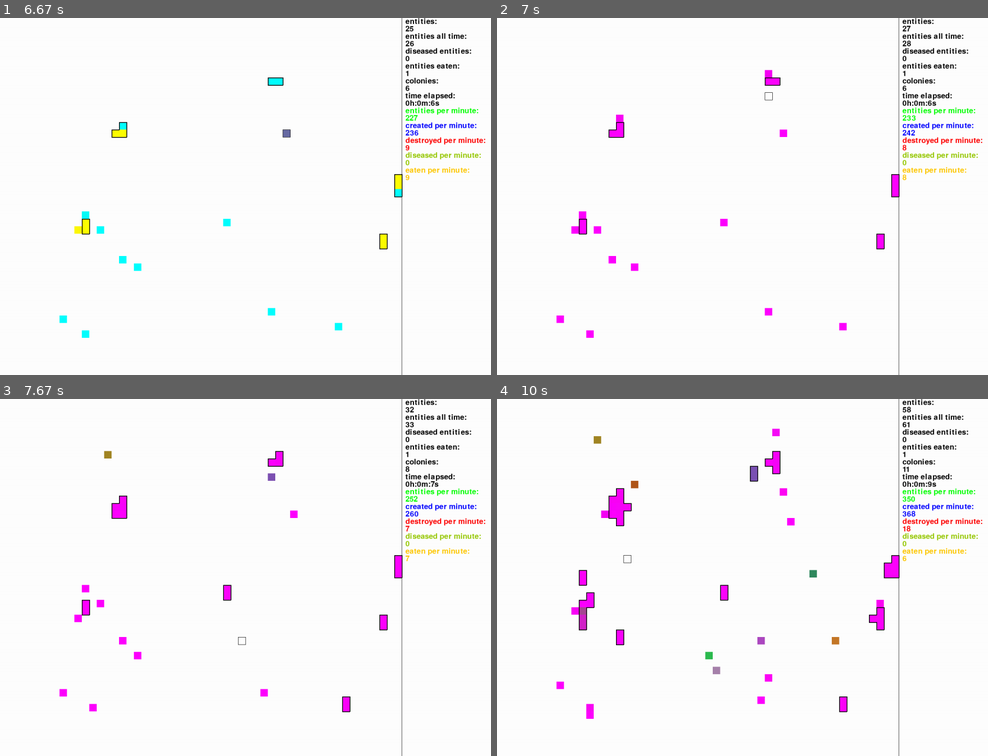
Above: before the commit, frames 1-4 (two rows, left to right).
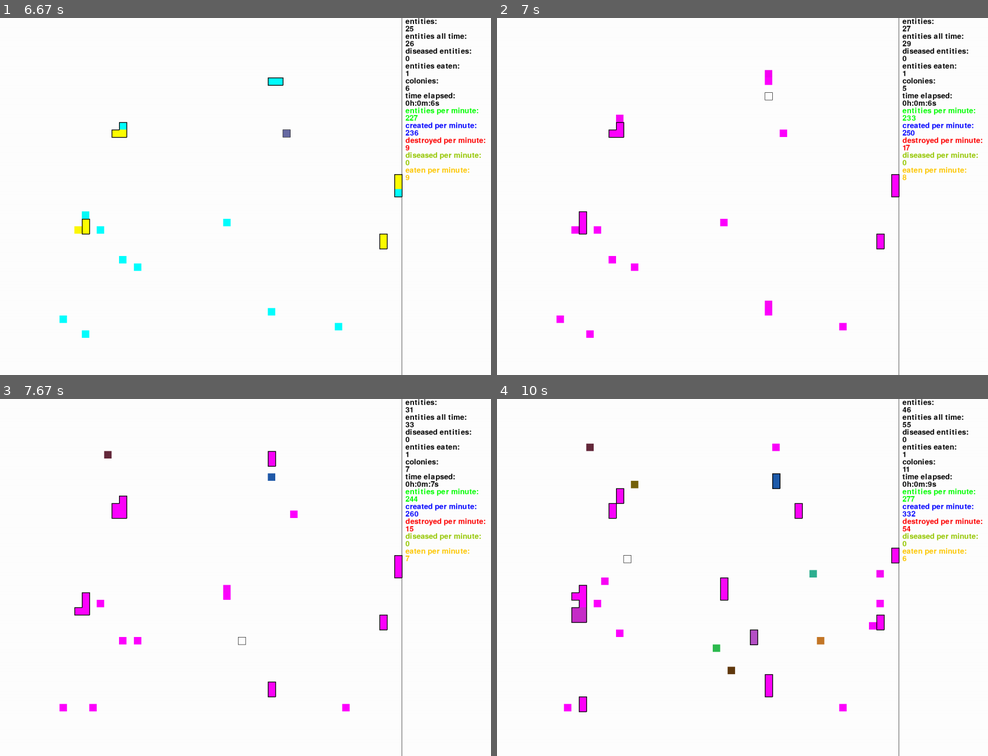
Above: after the commit, the same moments.

Repository: sbwhitt/pygame-life-simulation
Game: pygame game, started from main.py
Two runs of this game, one before a commit and one after it. Both use one fixed random seed, a clock stepped at 60 frames per second and the inputs below.
Inputs (mouse positions are in pixels of both pictures, inside the frame that each line leads up to):
- Up to frame 1 (6.67 s): click (402, 185) at 0.42 s; tap Enter at 0.67 s; click (427, 321) at 1.1 s; tap 5 at 1.4, 1.7, 2.23, 3.9, 4.2, 6.4 s; click (255, 75) at 1.47 s; click (245, 239) at 1.93 s; click (373, 253) at 2.3 s; tap C at 2.32, 6.48 s; click (397, 189) at 2.6 s; click (83, 232) at 2.93 s; click (103, 128) at 3.27 s; click (127, 260) at 3.6 s; click (137, 132) at 3.97 s; tap 6 at 3.98 s; click (98, 328) at 4.43 s; click (93, 217) at 4.77 s; click (274, 296) at 5.1 s; click (333, 314) at 5.43 s; click (73, 321) at 5.77 s; click (122, 257) at 6.1 s; click (289, 135) at 6.47 s
- Up to frame 2 (7 s): tap 5 at 6.7 s; move the mouse to (771, 96) at 6.9 s
- Up to frame 3 (7.67 s): click (274, 477) at 7 s; move the mouse to (112, 452) at 7.23 s; click (112, 452) at 7.33 s; move the mouse to (240, 638) at 7.57 s
- Up to frame 4 (10 s): click (737, 638) at 7.67 s; move the mouse to (830, 631) at 7.9 s; click (830, 631) at 8 s; move the mouse to (713, 656) at 8.23 s; click (713, 656) at 8.33 s; move the mouse to (585, 616) at 8.57 s; click (585, 616) at 8.67 s; move the mouse to (717, 670) at 8.9 s; click (717, 670) at 9 s; move the mouse to (816, 577) at 9.23 s; click (816, 577) at 9.33 s; move the mouse to (629, 488) at 9.57 s; click (629, 488) at 9.67 s; move the mouse to (629, 559) at 9.9 s

Frame 1 is identical in both runs. In frame 2, 0.2% of the frame differs, in the area x 16-86%, y 6-82%; in frame 3, 0.7%; in frame 4, 2.6%, in the area x 12-86%, y 2-90%.

Commit message:
update disease behavior

Diff:
--- a/src/colony_manager.py
+++ b/src/colony_manager.py
@@ -29,8 +29,8 @@
 
     def bind(self, e1: Entity, e2: Entity) -> None:
         e1.dna.send_color(e2.dna)
-        e1.dna.age_limit += 1
-        e2.dna.age_limit += 1
+        if e1.dna.diseased or e2.dna.diseased:
+            e1.dna.diseased, e2.dna.diseased = True, True
         e1.nourished = True
         e2.nourished = True
         if e1.colony and e2.colony:
